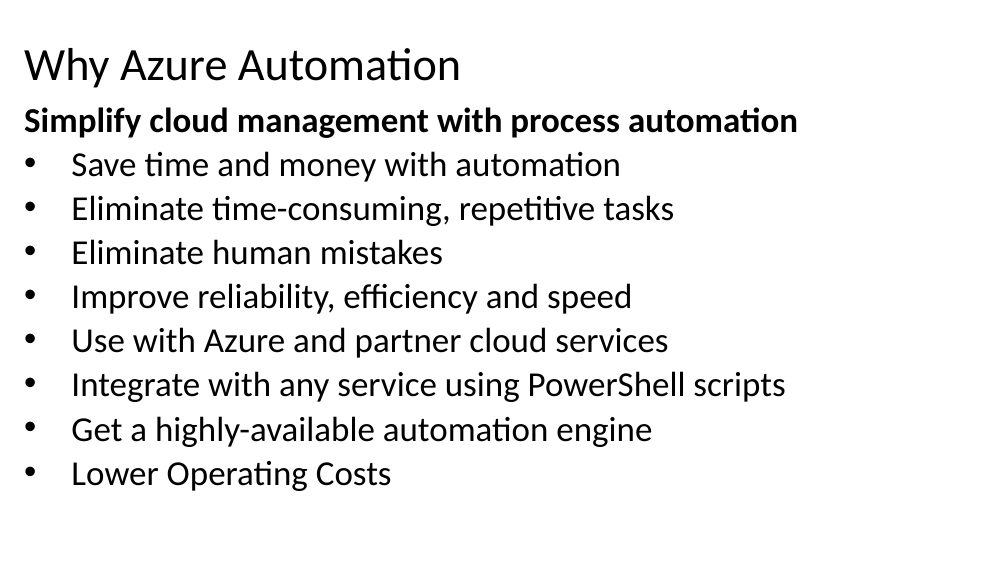
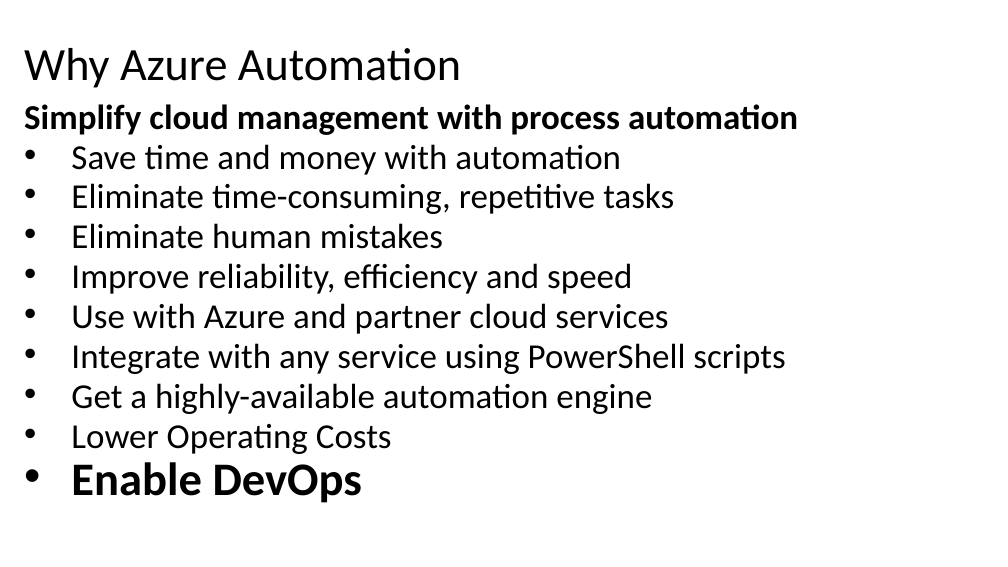
Before and after one commit to dstolts/70-534, a slide deck: slide 44 of Presentations/70-534 6-Monitoring-Dan (.2.3.5).pptx (slide 42 before the commit). Drawn at 1008x567 pixels with LibreOffice and Linux fonts; fonts in the diff are those of the drawing. Boxes give left, top, right and bottom in pixels: in the first picture for what was removed or moved away, otherwise in the second. Text is boxed around its words. In the diff, an @@ line names an element or a change of style, - is before the commit and + after.

```diff
--- a/Presentations/70-534 6-Monitoring-Dan (.2.3.5).pptx
+++ b/Presentations/70-534 6-Monitoring-Dan (.2.3.5).pptx
@@ text at [24, 104, 798, 454]: line spacing 0.8 to 0.7 @@
@@ text at [71, 462, 362, 503]: paragraph added @@
+• Enable DevOps
```
Also in this commit, not shown: 3 other slides changed, 3 slides added, 6 other files.
